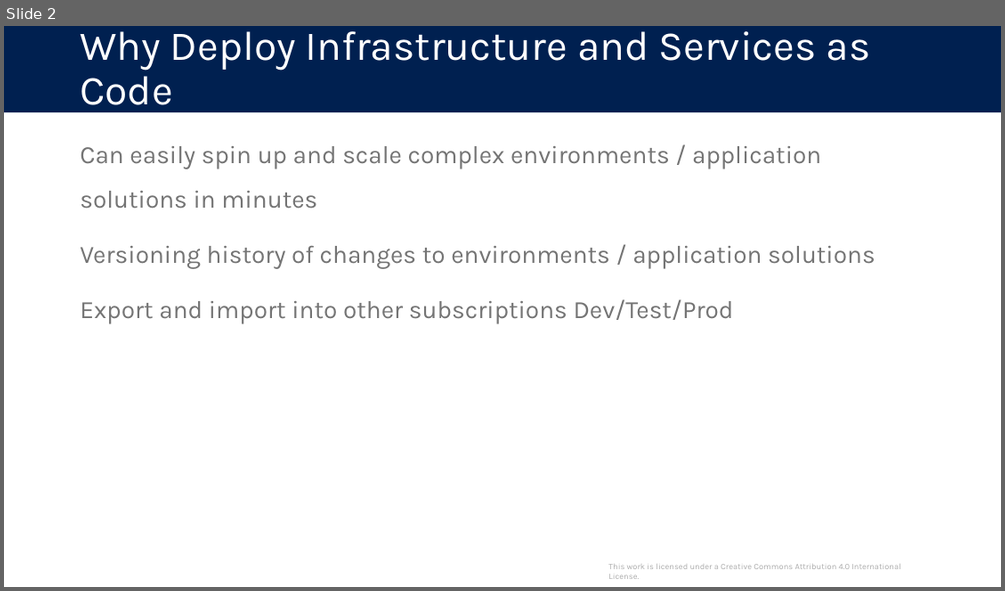
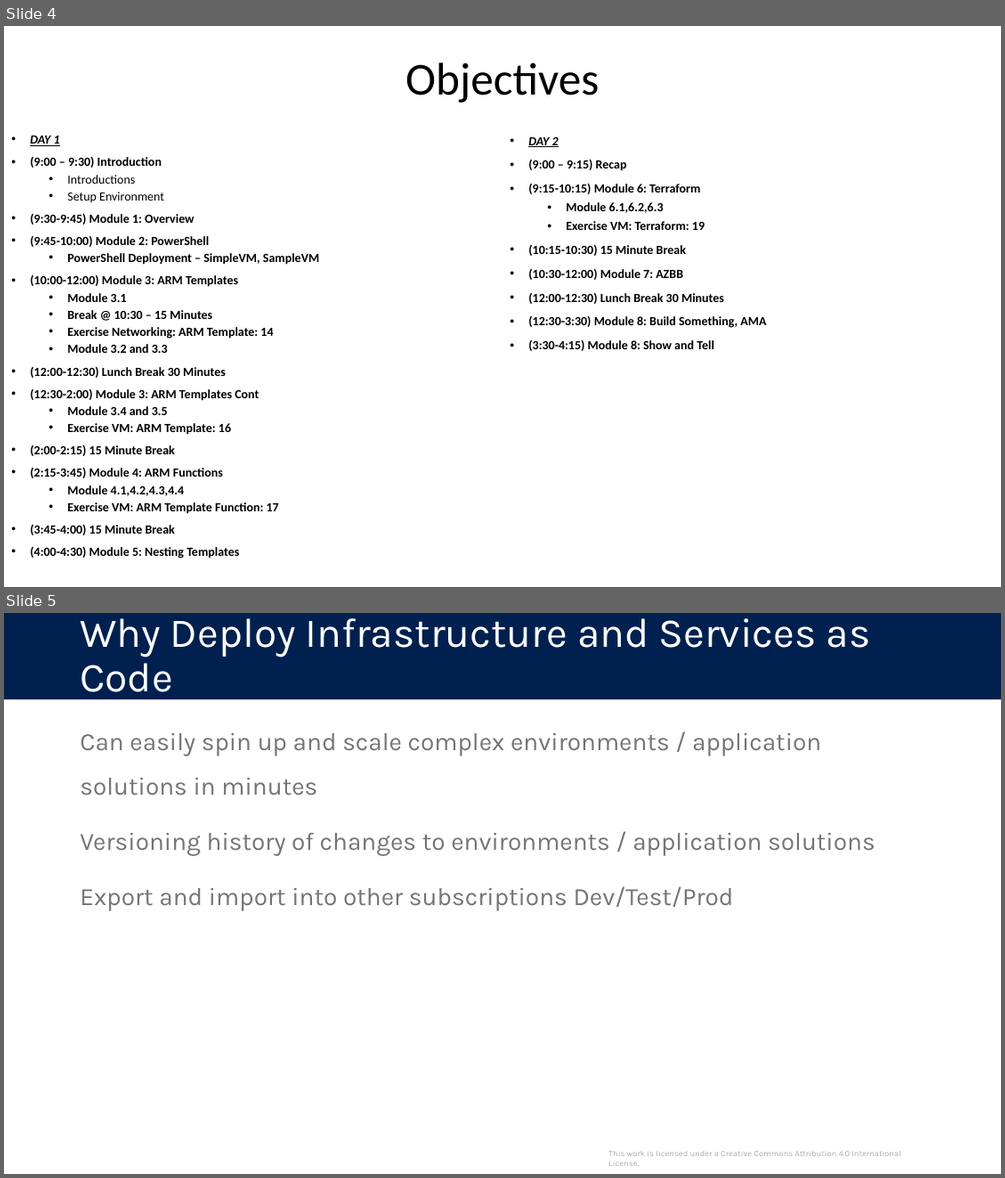
Before and after one commit to swiftsolves-msft/Azure-Services-as-Code, a slide deck: AZW_Azure_Services_as_Code.pptx. Shown one above the other, each under a label of ours: slide 2 before the commit, slides 4 and 5 after it. The pictures are 1005x591 and 1005x1178 pixels, drawn with LibreOffice and Linux fonts; fonts in the diff are those of the drawing. Boxes give left, top, right and bottom in pixels: in the first picture for what was removed or moved away, otherwise in the second. Text is boxed around its words. In the diff, an @@ line names an element or a change of style, - is before the commit and + after.

```diff
--- a/AZW_Azure_Services_as_Code.pptx
+++ b/AZW_Azure_Services_as_Code.pptx
@@ slide 4 added at (x1=4, y1=26, x2=1001, y2=587), background #FFFFFF @@
@@ title added at (x1=405, y1=62, x2=599, y2=103), 44 pt, text #000000 @@
+Objectives
@@ text added at (x1=30, y1=135, x2=319, y2=558), 12 pt, text #000000, bold @@
+• DAY 1
+• (9:00 – 9:30) Introduction
+  • Introductions
+  • Setup Environment
+• (9:30-9:45) Module 1: Overview
+• (9:45-10:00) Module 2: PowerShell
+  • PowerShell Deployment – SimpleVM, SampleVM
+• (10:00-12:00) Module 3: ARM Templates
+  • Module 3.1
+  • Break @ 10:30 – 15 Minutes
+  • Exercise Networking: ARM Template: 14
+  • Module 3.2 and 3.3
+• (12:00-12:30) Lunch Break 30 Minutes
+• (12:30-2:00) Module 3: ARM Templates Cont
+  • Module 3.4 and 3.5
+  • Exercise VM: ARM Template: 16
+• (2:00-2:15) 15 Minute Break
+• (2:15-3:45) Module 4: ARM Functions
+  • Module 4.1,4.2,4.3,4.4
+  • Exercise VM: ARM Template Function: 17
+• (3:45-4:00) 15 Minute Break
+• (4:00-4:30) Module 5: Nesting Templates
@@ text added at (x1=528, y1=137, x2=766, y2=351), 12 pt, text #000000, bold @@
+• DAY 2
+• (9:00 – 9:15) Recap
+• (9:15-10:15) Module 6: Terraform
+  • Module 6.1,6.2,6.3
+  • Exercise VM: Terraform: 19
+• (10:15-10:30) 15 Minute Break
+• (10:30-12:00) Module 7: AZBB
+• (12:00-12:30) Lunch Break 30 Minutes
+• (12:30-3:30) Module 8: Build Something, AMA
+• (3:30-4:15) Module 8: Show and Tell
@@ what was slide 2 is now slide 5 @@
```
Also in this commit, not shown: 4 slides changed, 2 other slides added.
